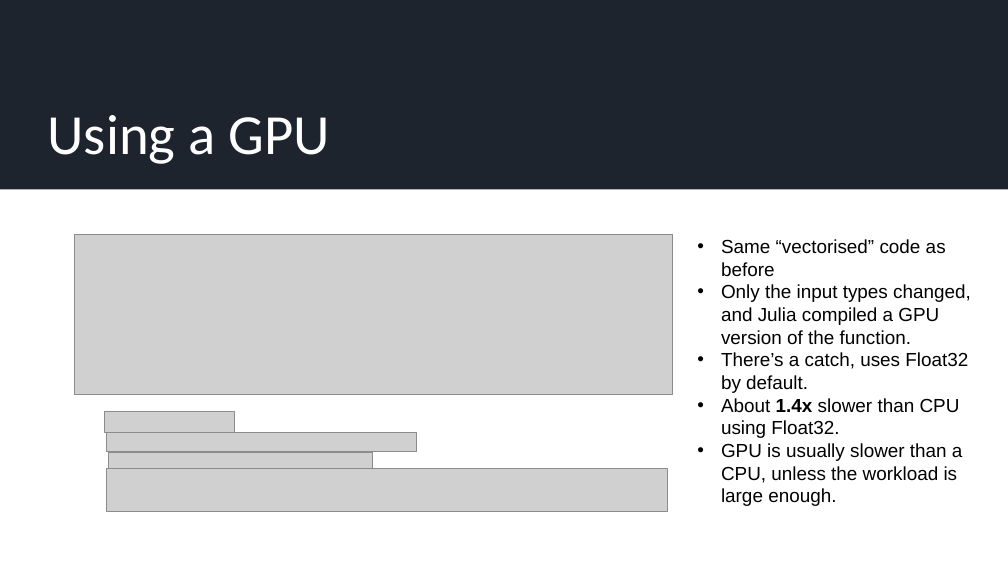
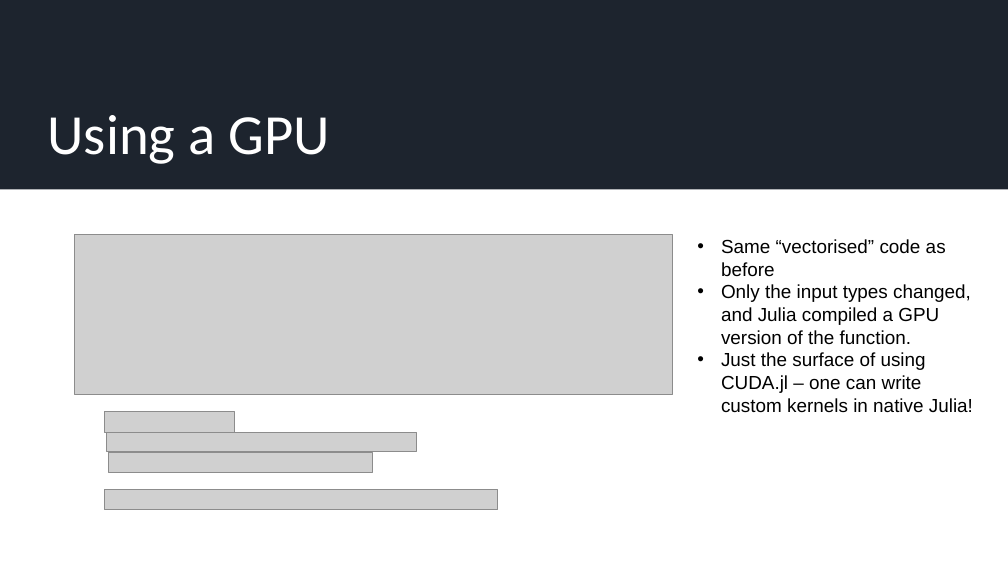
Before and after one commit to JamieMair/julia-for-research-with-hpc, a slide deck: slide 10 of Practical examples of accelerating numerical and ML research.pptx (slide 13 before the commit). Drawn at 1008x567 pixels with LibreOffice and Linux fonts; fonts in the diff are those of the drawing; grey boxes stand for pictures. Boxes give left, top, right and bottom in pixels: in the first picture for what was removed or moved away, otherwise in the second. Text is boxed around its words. In the diff, an @@ line names an element or a change of style, - is before the commit and + after.

```diff
--- a/Practical examples of accelerating numerical and ML research.pptx
+++ b/Practical examples of accelerating numerical and ML research.pptx
@@ text at bbox=[721, 352, 973, 413]: text changed @@
-• There’s a catch, uses Float32 by default.
-• About 1.4x slower than CPU using Float32.
-• GPU is usually slower than a CPU, unless the workload is large enough.
+• Just the surface of using CUDA.jl – one can write custom kernels in native Julia!
@@ picture removed at bbox=[106, 469, 667, 512] @@
@@ picture added at bbox=[104, 489, 498, 510] @@
```
Also in this commit, not shown: 9 other slides changed, 2 slides added, 1 slide removed, 2 other files.
